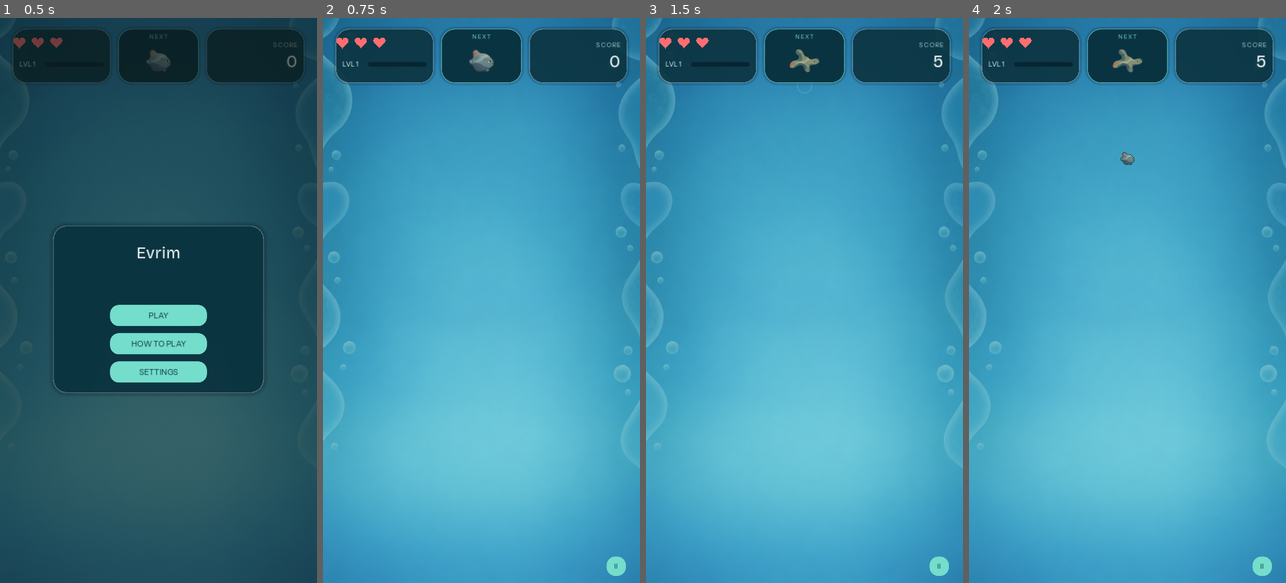
Above: before the commit, frames 1-4 (left to right).
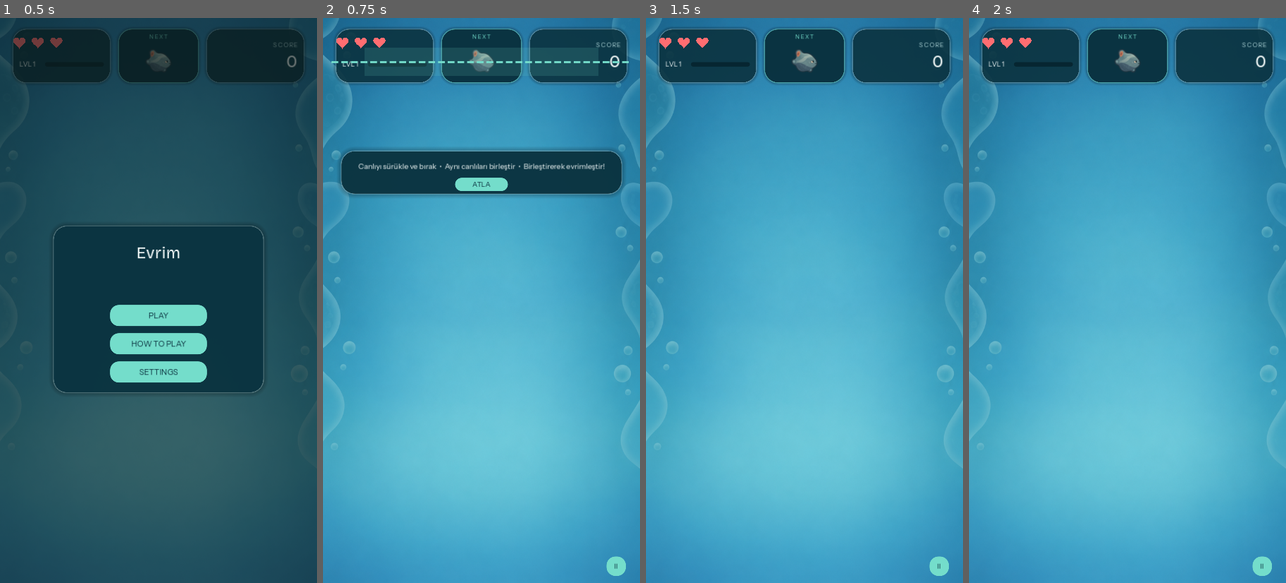
Above: after the commit, the same moments.

Repository: Trend25/Evolution_Game
Game: Godot game, scene res://scenes/Main.tscn
Same seed, same stepped clock (60 frames per second), same inputs: the game is played once before the commit and once after it.
Inputs (mouse positions are in pixels of both pictures, inside the frame that each line leads up to):
- Up to frame 1 (0.5 s): no input
- Up to frame 2 (0.75 s): click "PLAY" at 0.5 s
- Up to frame 3 (1.5 s): click (804, 181) at 1.25 s, where only the run after the commit has a clickable "ATLA"
- Up to frame 4 (2 s): no input

Frame 1 is identical in both runs. In frame 2, 7.8% of the frame differs, in the area x 2-97%, y 7-32%; in frame 3, 0.2%; in frame 4, 0.3%.

Commit message:
feat: add first-run gameplay guidance
Short, skippable first-run tutorial (FirstRunTutorial, new CanvasLayer)
with the exact requested Turkish copy: "Canlıyı sürükle ve bırak" / "Aynı
canlıları birleştir" / "Birleştirerek evrimleştir!". A new DropZoneMarker
draws a dashed drop line and a translucent drag-range band over the
droppable area. The tutorial auto-dismisses after the player's first
successful merge, is remembered per-device (user://tutorial.cfg, separate
from audio_manager's settings file) so it only shows once, and is
re-openable from Settings (new "How to Play again"-style button in
SettingsPanel). While the tutorial is open, Spawner's invisible bonus timer
is paused via a new set_tutorial_active() flag so nothing advances
uncontrolled in the background -- drop/cooldown/collision/merge/scoring
logic itself is untouched; the player can still drag and drop normally
during the tutorial.

Co-Authored-By: Claude Sonnet 5 <noreply@anthropic.com>
Claude-Session: https://claude.ai/code/session_01N9tHsh58i3BaywyNuiTqEg

Diff:
--- /dev/null
+++ b/scenes/FirstRunTutorial.tscn
@@ -0,0 +1,47 @@
+[gd_scene load_steps=3 format=3]
+
+[ext_resource type="Script" path="res://scripts/first_run_tutorial.gd" id="1_tutorial"]
+[ext_resource type="Script" path="res://scripts/drop_zone_marker.gd" id="2_dropzonemarker"]
+
+[node name="FirstRunTutorial" type="CanvasLayer"]
+script = ExtResource("1_tutorial")
+
+[node name="DropZoneMarker" type="Node2D" parent="."]
+script = ExtResource("2_dropzonemarker")
+
+[node name="Panel" type="Panel" parent="."]
+anchor_left = 0.5
+anchor_top = 0.0
+anchor_right = 0.5
+anchor_bottom = 0.0
+offset_left = -320.0
+offset_top = 300.0
+offset_right = 320.0
+offset_bottom = 400.0
+mouse_filter = 2
+
+[node name="StepsLabel" type="Label" parent="Panel"]
+anchor_left = 0.0
+anchor_top = 0.0
+anchor_right = 1.0
+anchor_bottom = 0.0
+offset_left = 20.0
+offset_top = 14.0
+offset_right = -20.0
+offset_bottom = 60.0
+autowrap_mode = 3
+horizontal_alignment = 1
+vertical_alignment = 1
+text = "Steps"
+mouse_filter = 2
+
+[node name="SkipButton" type="Button" parent="Panel"]
+anchor_left = 0.5
+anchor_top = 0.0
+anchor_right = 0.5
+anchor_bottom = 0.0
+offset_left = -60.0
+offset_top = 62.0
+offset_right = 60.0
+offset_bottom = 92.0
+text = "SKIP"
--- a/scenes/Main.tscn
+++ b/scenes/Main.tscn
@@ -22,6 +22,7 @@
 [ext_resource type="PackedScene" path="res://scenes/PauseScreen.tscn" id="20_pausescreen"]
 [ext_resource type="PackedScene" path="res://scenes/HowToPlayPanel.tscn" id="21_howtoplay"]
 [ext_resource type="PackedScene" path="res://scenes/SettingsPanel.tscn" id="22_settingspanel"]
+[ext_resource type="PackedScene" path="res://scenes/FirstRunTutorial.tscn" id="23_firstruntutorial"]
 [ext_resource type="Script" path="res://scripts/background_fill.gd" id="24_backgroundfill"]
 [ext_resource type="Script" path="res://scripts/environment_bounds.gd" id="25_environmentbounds"]
 
@@ -193,6 +194,9 @@
 [node name="ChainToast" parent="." instance=ExtResource("15_chaintoast")]
 layer = 20
 
+[node name="FirstRunTutorial" parent="." instance=ExtResource("23_firstruntutorial")]
+layer = 25
+
 [node name="StartScreen" parent="." instance=ExtResource("19_startscreen")]
 layer = 40
 
--- a/scenes/SettingsPanel.tscn
+++ b/scenes/SettingsPanel.tscn
@@ -21,7 +21,7 @@
 offset_left = -240.0
 offset_top = -190.0
 offset_right = 240.0
-offset_bottom = 190.0
+offset_bottom = 250.0
 mouse_filter = 2
 
 [node name="TitleLabel" type="Label" parent="Panel"]
@@ -82,13 +82,24 @@
 offset_bottom = 254.0
 text = "ON"
 
+[node name="TutorialButton" type="Button" parent="Panel"]
+anchor_left = 0.5
+anchor_top = 0.0
+anchor_right = 0.5
+anchor_bottom = 0.0
+offset_left = -140.0
+offset_top = 270.0
+offset_right = 140.0
+offset_bottom = 312.0
+text = "REPLAY TUTORIAL"
+
 [node name="BackButton" type="Button" parent="Panel"]
 anchor_left = 0.5
 anchor_top = 0.0
 anchor_right = 0.5
 anchor_bottom = 0.0
 offset_left = -90.0
-offset_top = 270.0
+offset_top = 324.0
 offset_right = 90.0
-offset_bottom = 318.0
+offset_bottom = 372.0
 text = "BACK"
--- /dev/null
+++ b/scripts/drop_zone_marker.gd
@@ -0,0 +1,36 @@
+extends Node2D
+class_name DropZoneMarker
+## DropZoneMarker -- feat: add first-run gameplay guidance (Bölüm D). SADECE
+## GÖRSEL: Spawner'ın gerçek bırakma çizgisini (Spawner'ın y konumu) ve
+## oyuncunun canlıyı yatayda hareket ettirebileceği GERÇEK sürüklenebilir
+## aralığı (Spawner.left_bound_x/right_bound_x + HORIZONTAL_MARGIN) FanusZone
+## sınırlarına göre işaretler. Collision/fizik/spawn/merge mantığına
+## KATILMAZ -- yalnızca _draw() ile çizer. FirstRunTutorial tarafından
+## bekleyen canlının GERÇEK stage_id'sinden BAĞIMSIZ, sabit koordinatlarla
+## kurulur (Spawner ile aynı Main.tscn sabitlerini kullanır).
+
+const DROP_LINE_Y: float = 100.0        # Spawner'ın Main.tscn'deki position.y'si ile AYNI
+const DRAG_LEFT_X: float = 30.0 + 65.0  # Spawner.left_bound_x + HORIZONTAL_MARGIN (spawner.gd)
+const DRAG_RIGHT_X: float = 690.0 - 65.0 # Spawner.right_bound_x - HORIZONTAL_MARGIN (spawner.gd)
+const LINE_MARGIN_X: float = 20.0       # Fanus iç duvar yüzleri (WallLeft/WallRight)
+const LINE_WIDTH: float = 3.0
+const DASH_LENGTH: float = 14.0
+const DASH_GAP: float = 8.0
+const BAND_HEIGHT: float = 64.0
+
+var _line_color: Color = Color("#74DDCB")   # HUDTheme.MINT_ACCENT (yeni bağımlılık eklememek için sabit değer kopyalandı)
+var _band_color: Color = Color(0.455, 0.867, 0.796, 0.14)
+
+func _ready() -> void:
+	z_index = 8  # MergeBurst(5)/FloatingScoreText(6)'nın üstünde, ama HUD CanvasLayer'ının (ayrı katman) HER ZAMAN altında
+
+func _draw() -> void:
+	# Bırakılabilir alan: yarı saydam dikey bant (oyuncunun canlıyı
+	# sürükleyebileceği GERÇEK aralık).
+	draw_rect(Rect2(Vector2(DRAG_LEFT_X, DROP_LINE_Y - BAND_HEIGHT / 2.0), Vector2(DRAG_RIGHT_X - DRAG_LEFT_X, BAND_HEIGHT)), _band_color, true)
+	# Bırakma çizgisi: kesikli yatay çizgi, fanus genişliği boyunca.
+	var x: float = LINE_MARGIN_X
+	while x < 720.0 - LINE_MARGIN_X:
+		var seg_end: float = min(x + DASH_LENGTH, 720.0 - LINE_MARGIN_X)
+		draw_line(Vector2(x, DROP_LINE_Y), Vector2(seg_end, DROP_LINE_Y), _line_color, LINE_WIDTH, true)
+		x = seg_end + DASH_GAP
--- /dev/null
+++ b/scripts/first_run_tutorial.gd
@@ -0,0 +1,135 @@
+extends CanvasLayer
+class_name FirstRunTutorial
+## FirstRunTutorial -- feat: add first-run gameplay guidance (Bölüm D). Kısa,
+## atlanabilir bir ilk-çalıştırma ipucu katmanı (kullanıcı isteği): oyuncu
+## GERÇEKTEN ilk kez PLAYING durumuna geçtiğinde (run_reset'in İLK çağrısı)
+## otomatik gösterilir. Üç kısa satır gösterir (kullanıcının verdiği METİN
+## BİREBİR): "Canlıyı sürükle ve bırak", "Aynı canlıları birleştir",
+## "Birleştirerek evrimleştir!". Bırakma çizgisini ve bırakılabilir alanı
+## GÖRSEL olarak işaretler (bkz. drop_zone_marker.gd). İlk BAŞARILI (skor
+## veren) merge'de OTOMATİK kapanır; ATLA düğmesiyle de elle kapatılabilir.
+##
+## Kalıcılık: user://tutorial.cfg (audio_manager.gd'nin settings.cfg
+## dosyasından KASITLI OLARAK AYRI bir dosya -- ayrıntı için bkz. final
+## rapor: audio_manager._save_settings() dosyayı ÖNCE load ETMEDEN yeniden
+## yazıyor, aynı dosyaya ikinci bir bölüm eklersek diğer script'in bir
+## SONRAKİ kaydı bu bölümü SESSİZCE SİLERDİ -- bu riskten TAMAMEN kaçınmak
+## için ayrı dosya kullanıldı, audio_manager.gd'ye HİÇ dokunulmadı).
+##
+## SettingsPanel'deki "TUTORIAL'I TEKRAR GÖSTER" düğmesi request_replay()'i
+## çağırır -- bu, kalıcı "görüldü" bayrağına DOKUNMADAN overlay'i hemen
+## tekrar gösterir (manuel tekrar oynatma, otomatik ilk-çalıştırma
+## davranışını YENİDEN silahlandırmaz).
+##
+## Oynanışı kısıtlamaz: panel/skip düğmesi DIŞINDAKİ hiçbir alan
+## mouse_filter=IGNORE'dur (HUDRoot ile AYNI kural, bkz. hud_root.gd) --
+## Spawner'ın sürükle/bırak girdisi HER ZAMAN çalışmaya devam eder, aksi
+## halde oyuncu ilk merge'i hiç yapamaz ve tutorial asla kapanmazdı.
+## Tutorial açıkken oyunun "kontrolsüzce arka planda" ilerlememesi için
+## (kullanıcı isteği) Spawner'ın Bonus Sistemi zamanlayıcısı geçici olarak
+## DURDURULUR (bkz. spawner.gd set_tutorial_active) -- drop/cooldown/
+## collision/merge mantığının KENDİSİNE dokunulmaz, oyuncu normal şekilde
+## oynayabilir.
+
+const SAVE_PATH: String = "user://tutorial.cfg"
+const STEPS: Array[String] = [
+	"Canlıyı sürükle ve bırak",
+	"Aynı canlıları birleştir",
+	"Birleştirerek evrimleştir!",
+]
+
+@onready var _panel: Panel = $Panel
+@onready var _steps_label: Label = $Panel/StepsLabel
+@onready var _skip_button: Button = $Panel/SkipButton
+@onready var _drop_zone_marker: DropZoneMarker = $DropZoneMarker
+
+var _seen: bool = false
+var _spawner: Node = null
+
+func _ready() -> void:
+	add_to_group("first_run_tutorial")  # feat: add first-run gameplay guidance -- SettingsPanel'in sahne yoluna bağımlı olmadan bulması için
+	process_mode = Node.PROCESS_MODE_ALWAYS  # Pause/menu geçişlerinde de düzgün davranabilsin
+	# NOT: layer değeri Main.tscn'deki sahne instance'ında ayarlanır (diğer
+	# tüm overlay'lerle -- ChainToast/LevelUpToast/GameOverScreen -- AYNI
+	# kural, bkz. Main.tscn).
+	visible = false
+	_apply_style()
+	_skip_button.pressed.connect(_on_skip_pressed)
+	_skip_button.pressed.connect(AudioManager.play_ui_tick)
+	GameManager.run_reset.connect(_on_run_reset)
+	GameManager.organism_merged.connect(_on_organism_merged)
+	_load_seen()
+	call_deferred("_connect_spawner")
+
+func _connect_spawner() -> void:
+	_spawner = get_tree().get_first_node_in_group("spawner")
+
+func _apply_style() -> void:
+	_panel.mouse_filter = Control.MOUSE_FILTER_IGNORE
+	_panel.add_theme_stylebox_override("panel", HUDTheme.make_summary_panel_stylebox())
+	HUDTheme.style_label(_steps_label, HUDTheme.FONT_UI, 17, HUDTheme.TEXT_PRIMARY)
+	_steps_label.text = "  •  ".join(STEPS)
+	_skip_button.text = "ATLA"
+	_skip_button.mouse_filter = Control.MOUSE_FILTER_STOP  # TEK interaktif kontrol -- HUDRoot deseniyle aynı (bkz. hud_root.gd)
+	_skip_button.add_theme_stylebox_override("normal", HUDTheme.make_button_stylebox(false))
+	_skip_button.add_theme_stylebox_override("hover", HUDTheme.make_button_stylebox(false))
+	_skip_button.add_theme_stylebox_override("pressed", HUDTheme.make_button_stylebox(true))
+	_skip_button.add_theme_stylebox_override("focus", HUDTheme.make_button_stylebox(false))
+	_skip_button.add_theme_color_override("font_color", HUDTheme.BUTTON_TEXT_DARK)
+	_skip_button.add_theme_color_override("font_hover_color", HUDTheme.BUTTON_TEXT_DARK)
+	_skip_button.add_theme_color_override("font_pressed_color", HUDTheme.BUTTON_TEXT_DARK)
+	_skip_button.add_theme_font_override("font", HUDTheme.FONT_UI)
+	_skip_button.add_theme_font_size_override("font_size", 16)
+
+func _load_seen() -> void:
+	var cfg := ConfigFile.new()
+	var err: int = cfg.load(SAVE_PATH)
+	_seen = bool(cfg.get_value("tutorial", "seen", false)) if err == OK else false
+
+func _save_seen() -> void:
+	var cfg := ConfigFile.new()
+	cfg.set_value("tutorial", "seen", _seen)
+	cfg.save(SAVE_PATH)
+
+## run_reset HER "Play"/"Play again"/"Restart Run"da tetiklenir -- yalnızca
+## HİÇ görülmemişse (_seen==false) otomatik gösterilir, sonraki turlarda
+## sessizce hiçbir şey yapmaz.
+func _on_run_reset() -> void:
+	if _seen:
+		return
+	_show()
+
+## Yalnızca SKOR ÖDÜLÜ VEREN (score_awarded=true) gerçek bir merge, ilk
+## başarılı birleşme sayılır -- Balık parça tamamlanması (score_awarded=
+## false) tutorial'ı KAPATMAZ, kullanıcı isteğinin "aynı canlıları
+## birleştir / birleştirerek evrimleştir" adımlarıyla eşleşmez.
+func _on_organism_merged(_position: Vector2, _stage_id: int, _is_bonus: bool, _awarded_score: int, score_awarded: bool, _combo_count: int = 0) -> void:
+	if not visible or not score_awarded:
+		return
+	_dismiss(true)
+
+func _on_skip_pressed() -> void:
+	_dismiss(true)
+
+## SettingsPanel'den çağrılır -- kalıcı "görüldü" bayrağına DOKUNMADAN
+## overlay'i hemen yeniden gösterir (bkz. yukarı sınıf notu).
+func request_replay() -> void:
+	_show()
+
+func _show() -> void:
+	visible = true
+	_drop_zone_marker.queue_redraw()
+	if _spawner != null and _spawner.has_method("set_tutorial_active"):
+		_spawner.set_tutorial_active(true)
+
+## mark_seen: true ise kalıcı "görüldü" bayrağı diske yazılır (otomatik ilk
+## gösterim BİR DAHA tetiklenmez). SettingsPanel'den manuel tekrar
+## oynatmada da mark_seen=true geçilir -- zaten görülmüş bir tutorial'ı
+## tekrar izlemek, "görülmedi" durumuna GERİ DÖNDÜRMEMELİDİR.
+func _dismiss(mark_seen: bool) -> void:
+	visible = false
+	if mark_seen and not _seen:
+		_seen = true
+		_save_seen()
+	if _spawner != null and _spawner.has_method("set_tutorial_active"):
+		_spawner.set_tutorial_active(false)
--- a/scripts/settings_panel.gd
+++ b/scripts/settings_panel.gd
@@ -13,6 +13,7 @@
 @onready var _sound_button: Button = $Panel/SoundButton
 @onready var _haptics_caption: Label = $Panel/HapticsCaption
 @onready var _haptics_button: Button = $Panel/HapticsButton
+@onready var _tutorial_button: Button = $Panel/TutorialButton
 @onready var _back_button: Button = $Panel/BackButton
 
 func _ready() -> void:
@@ -21,6 +22,7 @@
 	_apply_style()
 	_sound_button.pressed.connect(_on_sound_pressed)
 	_haptics_button.pressed.connect(_on_haptics_pressed)
+	_tutorial_button.pressed.connect(_on_tutorial_pressed)  # feat: add first-run gameplay guidance
 	_back_button.pressed.connect(_on_back_pressed)
 	GameFlow.state_changed.connect(_on_state_changed)
 
@@ -43,6 +45,18 @@
 	AudioManager.play_ui_tick()
 	_refresh_labels()
 
+## feat: add first-run gameplay guidance (Bölüm D) -- kullanıcı isteği:
+## "Ayarlardan yeniden açılabilir olmalı". İlk-çalıştırma tutorial'ını
+## kalıcı "görüldü" bayrağına DOKUNMADAN hemen yeniden gösterir (bkz.
+## first_run_tutorial.gd request_replay()). Settings'i kapatır ki oyuncu
+## tutorial'ın üzerine bindirilmiş overlay'i net görsün.
+func _on_tutorial_pressed() -> void:
+	AudioManager.play_ui_tick()
+	var tutorial: Node = get_tree().get_first_node_in_group("first_run_tutorial")
+	if tutorial != null and tutorial.has_method("request_replay"):
+		tutorial.request_replay()
+	GameFlow.close_settings()
+
 func _on_back_pressed() -> void:
 	AudioManager.play_ui_tick()
 	GameFlow.close_settings()
@@ -57,7 +71,9 @@
 	_haptics_caption.text = "HAPTICS"
 	_style_button(_sound_button)
 	_style_button(_haptics_button)
+	_style_button(_tutorial_button)
 	_style_button(_back_button)
+	_tutorial_button.text = "REPLAY TUTORIAL"
 	_back_button.text = "BACK"
 
 func _style_button(button: Button) -> void:
--- a/scripts/spawner.gd
+++ b/scripts/spawner.gd
@@ -67,6 +67,14 @@
 var _pending_collision_layer: int = 1
 var _pending_collision_mask: int = 1
 
+# feat: add first-run gameplay guidance (Bölüm D) -- ilk-çalıştırma
+# tutorial'ı açıkken Bonus Sistemi zamanlayıcısının "kontrolsüzce arka
+# planda" ilerlememesi için (kullanıcı isteği). Drop/cooldown/collision/
+# merge mantığının KENDİSİNE dokunmaz -- oyuncu tutorial açıkken de normal
+# şekilde sürükleyip bırakabilir, yalnızca görünmez bonus zamanlayıcısı
+# duraklar.
+var _tutorial_active: bool = false
+
 func _ready() -> void:
 	add_to_group("spawner")  # fix: recover stalled gameplay loop -- GameplayWatchdog'un Spawner'ı sahne yoluna bağımlı olmadan bulması için
 	_prepare_next_organism()
@@ -75,7 +83,13 @@
 func _process(delta: float) -> void:
 	if _cooldown_remaining > 0.0:
 		_cooldown_remaining = max(0.0, _cooldown_remaining - delta)
-	_advance_bonus_timer(delta)
+	if not _tutorial_active:
+		_advance_bonus_timer(delta)
+
+## feat: add first-run gameplay guidance (Bölüm D) -- FirstRunTutorial
+## tarafından çağrılır (bkz. yukarı sınıf-seviyesi not).
+func set_tutorial_active(active: bool) -> void:
+	_tutorial_active = active
 
 ## Bonus Sistemi: Eşik süresi dolduğunda, halen bekleyen canlı varsa onu bonus
 ## olarak işaretler; yoksa bir sonraki hazırlanan canlıya uygulanmak üzere
